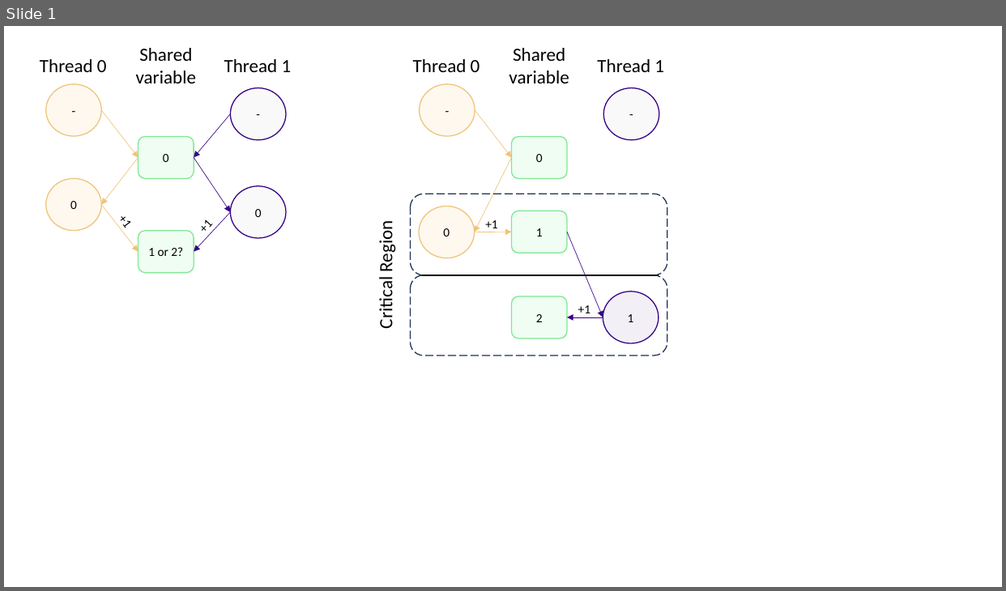
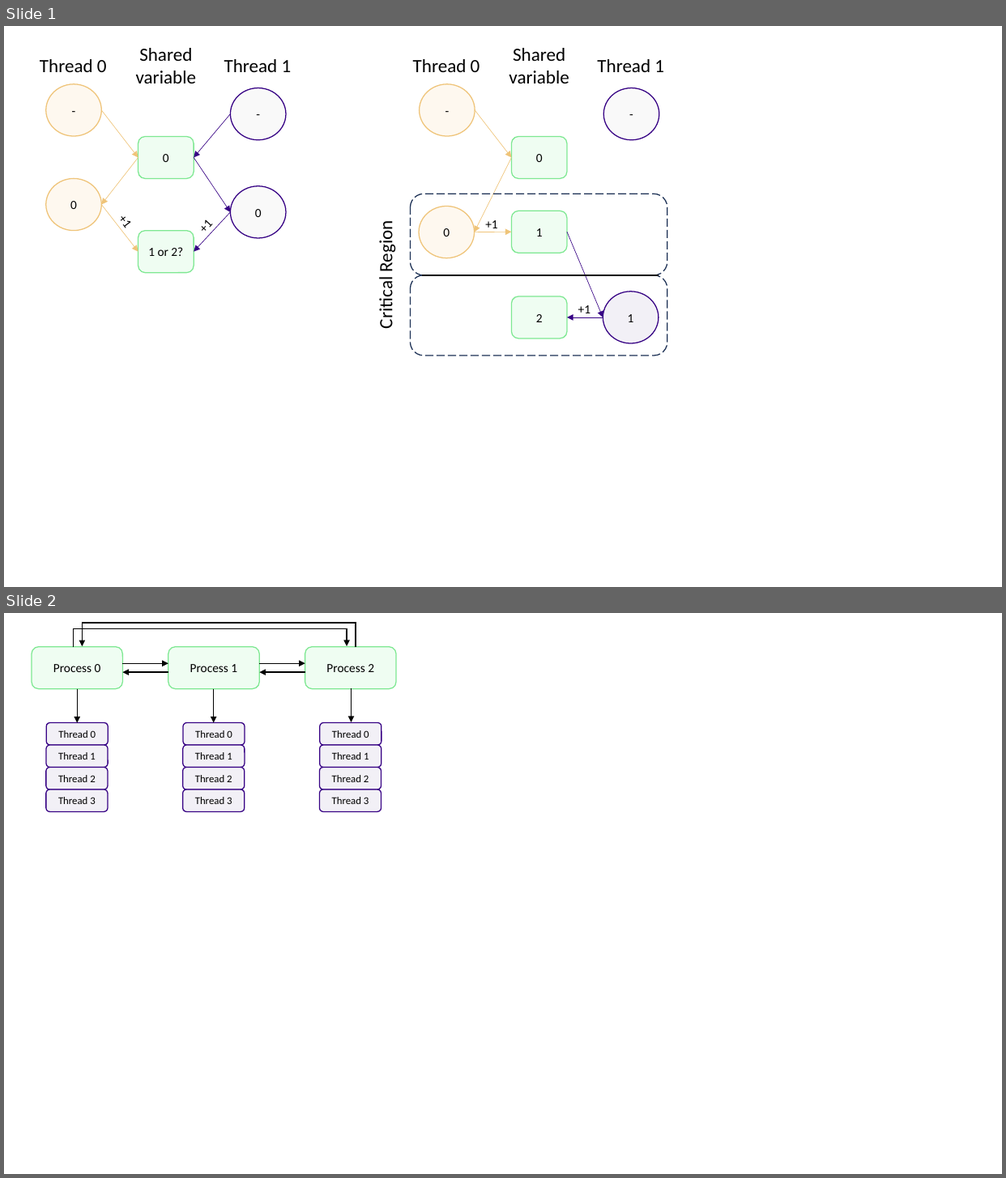
Before and after one commit to Southampton-RSG-Training/dirac-intro-to-open-mp, a slide deck: files/diagrams.pptx. Shown one above the other, each under a label of ours: slide 1 before the commit, slides 1 and 2 after it. The pictures are 1006x591 and 1006x1178 pixels, drawn with LibreOffice and Linux fonts; fonts in the diff are those of the drawing. Boxes give left, top, right and bottom in pixels: in the first picture for what was removed or moved away, otherwise in the second. Text is boxed around its words. In the diff, an @@ line names an element or a change of style, - is before the commit and + after.

```diff
--- a/files/diagrams.pptx
+++ b/files/diagrams.pptx
@@ slide 2 added at (4, 613, 1002, 1174), background #FFFFFF @@
@@ elbow arrow added from (73, 648) to (347, 646), #000000 1 pt @@
@@ elbow arrow added from (356, 648) to (82, 647), #000000 1 pt @@
@@ rounded rectangle added at (32, 647, 123, 688), fill #EFFDF2, outline #7EE892 1 pt, 12 pt, text #000000 @@
+Process 0
@@ rounded rectangle added at (168, 647, 260, 688), fill #EFFDF2, outline #7EE892 1 pt, 12 pt, text #000000 @@
+Process 1
@@ rounded rectangle added at (305, 647, 396, 688), fill #EFFDF2, outline #7EE892 1 pt, 12 pt, text #000000 @@
+Process 2
@@ arrow added from (123, 663) to (168, 663), #000000 1 pt @@
@@ arrow added from (168, 672) to (123, 672), #000000 1 pt @@
@@ arrow added from (259, 663) to (305, 663), #000000 1 pt @@
@@ arrow added from (305, 672) to (259, 672), #000000 1 pt @@
@@ arrow added from (78, 688) to (78, 723), #000000 1 pt @@
@@ arrow added from (214, 688) to (214, 723), #000000 1 pt @@
@@ arrow added from (351, 688) to (351, 722), #000000 1 pt @@
@@ rounded rectangle added at (47, 723, 108, 746), fill #F2F0F6, outline #360184 1 pt, 10 pt, text #000000 @@
+Thread 0
@@ rounded rectangle added at (183, 723, 245, 746), fill #F2F0F6, outline #360184 1 pt, 10 pt, text #000000 @@
+Thread 0
@@ rounded rectangle added at (320, 723, 381, 746), fill #F2F0F6, outline #360184 1 pt, 10 pt, text #000000 @@
+Thread 0
@@ rounded rectangle added at (46, 745, 108, 767), fill #F2F0F6, outline #360184 1 pt, 10 pt, text #000000 @@
+Thread 1
@@ rounded rectangle added at (183, 745, 245, 767), fill #F2F0F6, outline #360184 1 pt, 10 pt, text #000000 @@
+Thread 1
@@ rounded rectangle added at (320, 745, 381, 767), fill #F2F0F6, outline #360184 1 pt, 10 pt, text #000000 @@
+Thread 1
@@ rounded rectangle added at (46, 767, 108, 790), fill #F2F0F6, outline #360184 1 pt, 10 pt, text #000000 @@
+Thread 2
@@ rounded rectangle added at (183, 767, 245, 790), fill #F2F0F6, outline #360184 1 pt, 10 pt, text #000000 @@
+Thread 2
@@ rounded rectangle added at (320, 767, 381, 790), fill #F2F0F6, outline #360184 1 pt, 10 pt, text #000000 @@
+Thread 2
@@ rounded rectangle added at (46, 790, 108, 812), fill #F2F0F6, outline #360184 1 pt, 10 pt, text #000000 @@
+Thread 3
@@ rounded rectangle added at (183, 790, 245, 812), fill #F2F0F6, outline #360184 1 pt, 10 pt, text #000000 @@
+Thread 3
@@ rounded rectangle added at (320, 790, 381, 812), fill #F2F0F6, outline #360184 1 pt, 10 pt, text #000000 @@
+Thread 3
```
Also in this commit, not shown: 6 other files.
